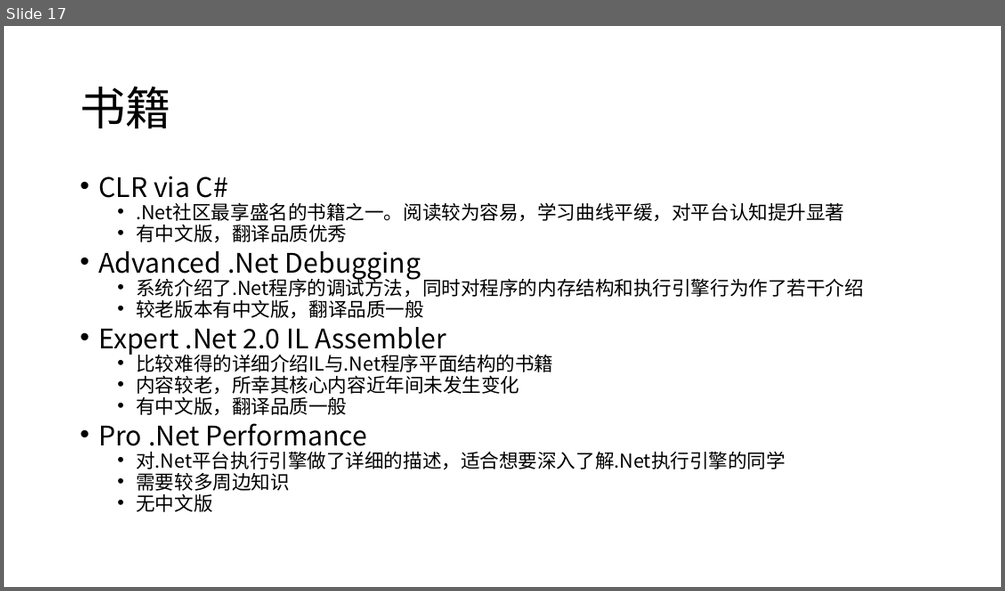
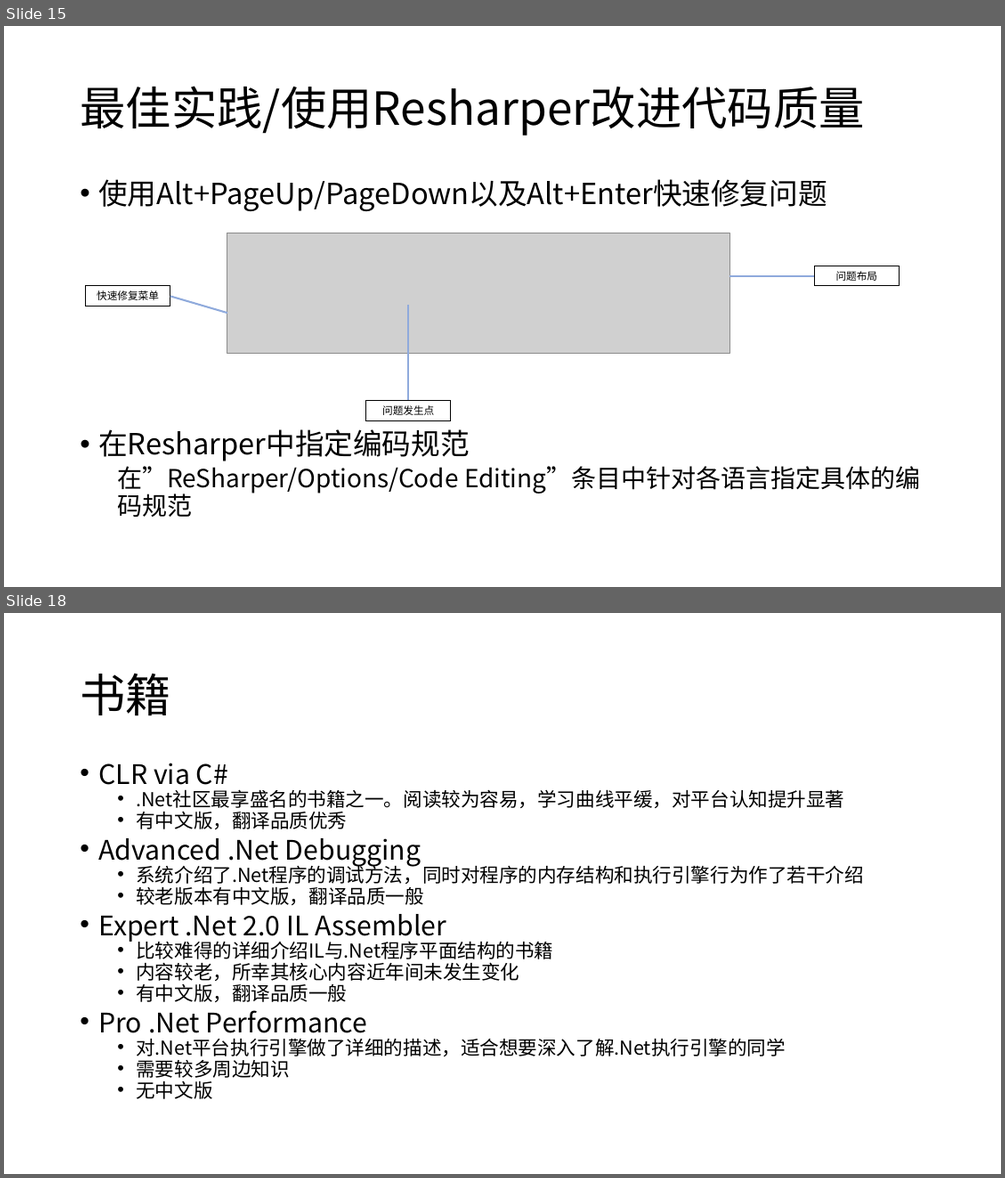
Before and after one commit to snakealpha/DotNetSession, a slide deck: pptx.pptx.pptx. Shown one above the other, each under a label of ours: slide 17 before the commit, slides 15 and 18 after it; the slides between them are not shown. The pictures are 1005x591 and 1005x1178 pixels, drawn with LibreOffice and Linux fonts; fonts in the diff are those of the drawing; grey boxes stand for pictures. Boxes give left, top, right and bottom in pixels: in the first picture for what was removed or moved away, otherwise in the second. Text is boxed around its words. In the diff, an @@ line names an element or a change of style, - is before the commit and + after.

```diff
--- a/pptx.pptx.pptx
+++ b/pptx.pptx.pptx
@@ slide 15 added at [4, 26, 1001, 587], background #FFFFFF @@
@@ title added at [80, 86, 864, 135], 44 pt, text #000000 @@
+最佳实践/使用Resharper改进代码质量
@@ text added at [98, 179, 920, 516], 28 pt, text #000000 @@
+• 使用Alt+PageUp/PageDown以及Alt+Enter快速修复问题
+• 在Resharper中指定编码规范
+  在”ReSharper/Options/Code Editing”条目中针对各语言指定具体的编码规范
@@ picture added at [227, 232, 730, 353] @@
@@ rectangle added at [814, 265, 899, 286], outline #000000 1 pt, 10 pt, text #000000 @@
+问题布局
@@ rectangle added at [86, 286, 170, 306], outline #000000 1 pt, 10 pt, text #000000 @@
+快速修复菜单
@@ line added from (730, 276) to (814, 276), #8FAADC 1.75 pt @@
@@ line added from (170, 296) to (227, 313), #8FAADC 1.75 pt @@
@@ line added from (409, 305) to (409, 400), #8FAADC 1.75 pt @@
@@ rectangle added at [366, 400, 451, 420], outline #000000 1 pt, 10 pt, text #000000 @@
+问题发生点
@@ what was slide 17 is now slide 18 @@
```
Also in this commit, not shown: 6 slides changed.
